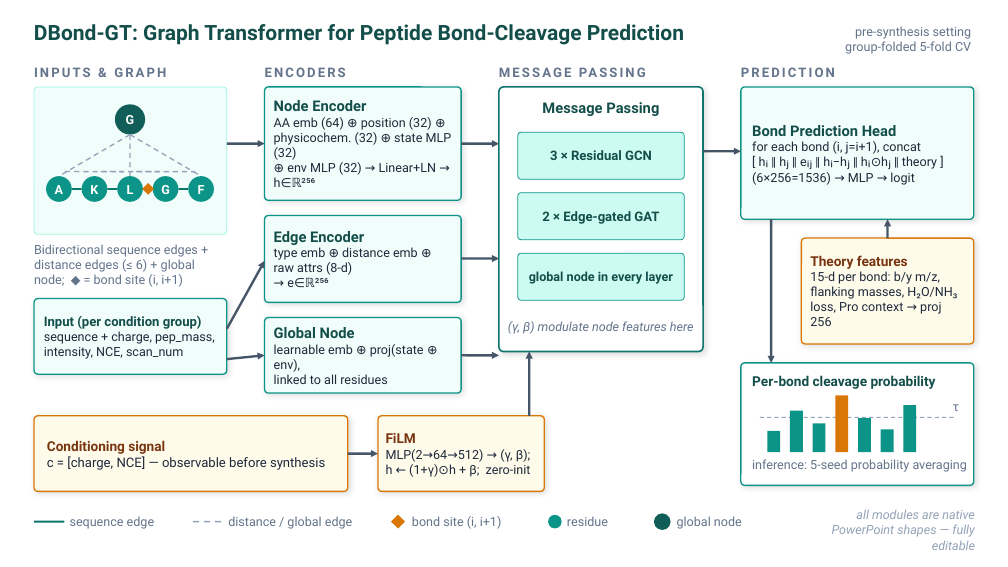
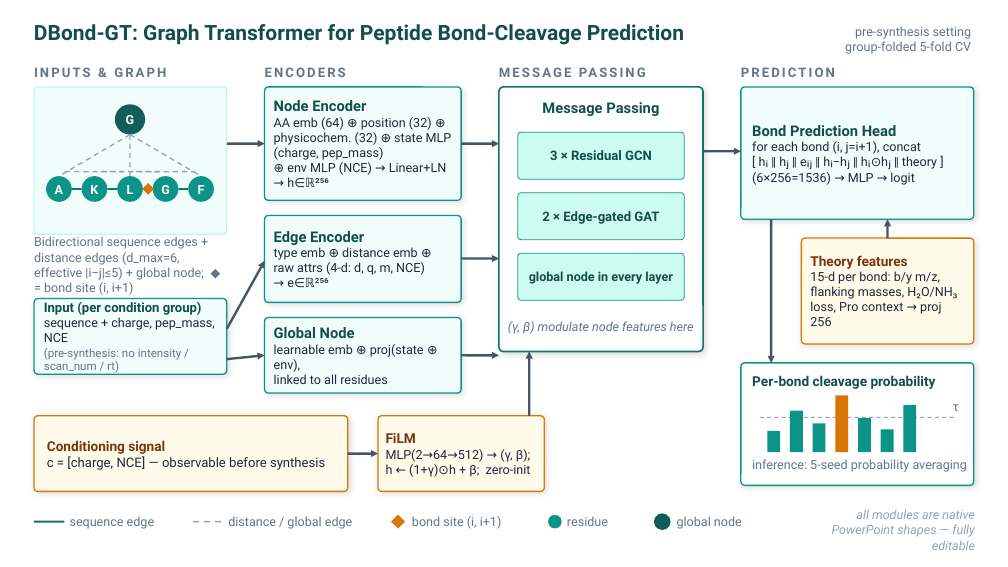
Before and after one commit to MRDOCTOROO/DBond, a slide deck: slide 1 of figures/dbond_gt_architecture.pptx. Drawn at 1008x567 pixels with LibreOffice and Linux fonts; fonts in the diff are those of the drawing. Boxes give left, top, right and bottom in pixels: in the first picture for what was removed or moved away, otherwise in the second. Text is boxed around its words. In the diff, an @@ line names an element or a change of style, - is before the commit and + after.

```diff
--- a/figures/dbond_gt_architecture.pptx
+++ b/figures/dbond_gt_architecture.pptx
@@ text at bbox=[274, 132, 452, 187]: text changed @@
-physicochem. (32) ⊕ state MLP (32)
-⊕ env MLP (32) → Linear+LN → h∈ℝ²⁵⁶
+physicochem. (32) ⊕ state MLP (charge, pep_mass)
+⊕ env MLP (NCE) → Linear+LN → h∈ℝ²⁵⁶
@@ text at bbox=[34, 236, 204, 295]: text changed @@
-Bidirectional sequence edges + distance edges (≤ 6) + global node; ◆ = bond site (i, i+1)
+Bidirectional sequence edges + distance edges (d_max=6, effective |i−j|≤5) + global node; ◆ = bond site (i, i+1)
@@ text at bbox=[274, 247, 425, 275]: text changed @@
-type emb ⊕ distance emb ⊕ raw attrs (8-d)
+type emb ⊕ distance emb ⊕ raw attrs (4-d: d, q, m, NCE)
@@ text at bbox=[44, 317, 215, 374]: text changed; size 12 to 11 pt; text colour #1E293B to #64748B @@
-sequence + charge, pep_mass,
-intensity, NCE, scan_num
+sequence + charge, pep_mass, NCE
+(pre-synthesis: no intensity / scan_num / rt)
```
Also in this commit, not shown: 34 other files.
